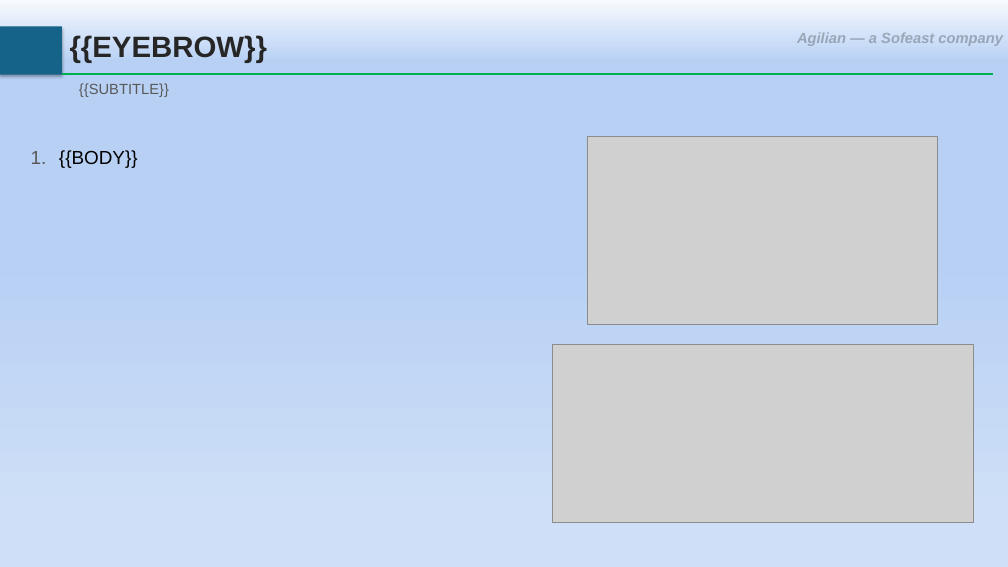
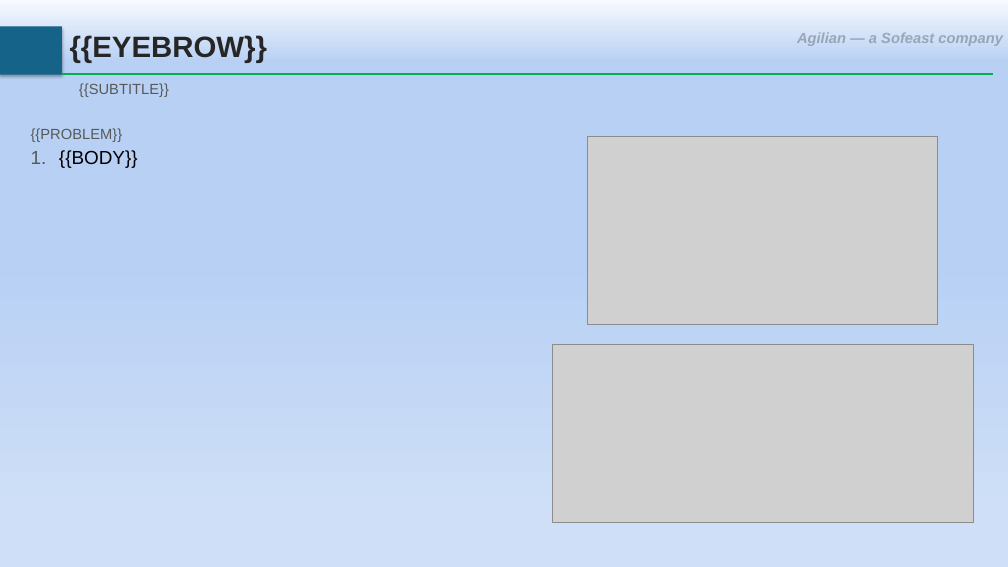
Before and after one commit to generalquin1991/ee-review-skill, a slide deck: slide 2 of assets/review-slide-template.pptx. Drawn at 1008x567 pixels with LibreOffice and Linux fonts; fonts in the diff are those of the drawing; grey boxes stand for pictures; background and template pictures are left out. Boxes give left, top, right and bottom in pixels: in the first picture for what was removed or moved away, otherwise in the second. Text is boxed around its words. In the diff, an @@ line names an element or a change of style, - is before the commit and + after.

```diff
--- a/assets/review-slide-template.pptx
+++ b/assets/review-slide-template.pptx
@@ text added at [31,128,123,142], 14 pt, text #595959 @@
+{{PROBLEM}}
```
Also in this commit, not shown: 4 other files.
